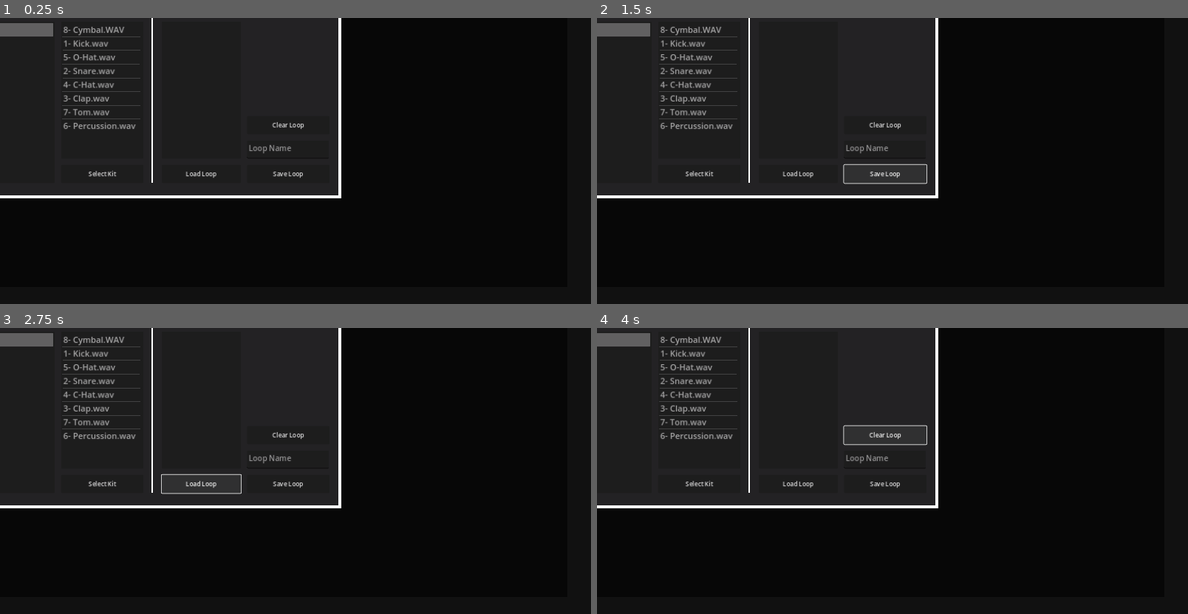
Above: before the commit, frames 1-4 (two rows, left to right).
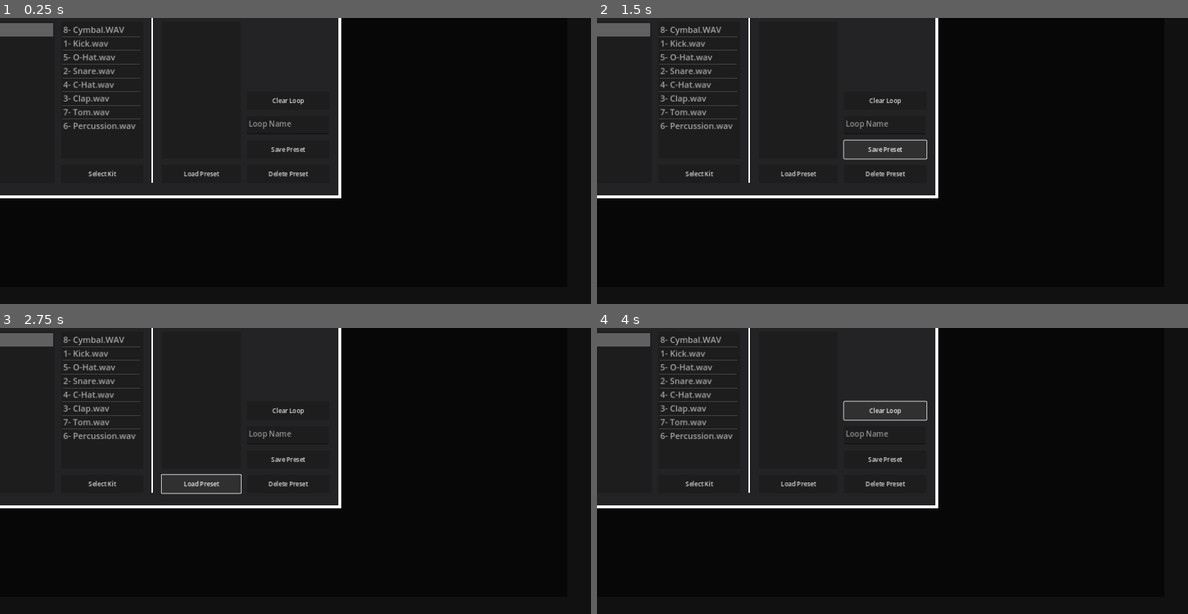
Above: after the commit, the same moments.

Repository: JulienToumieh/bsteppr
Game: Godot game, scene res://scenes/change_kit_popup.tscn
Two runs of this game, one before a commit and one after it. Both use one fixed random seed, a clock stepped at 60 frames per second and the inputs below. This scene is started directly instead of the project's main scene.
Inputs (mouse positions are in pixels of both pictures, inside the frame that each line leads up to):
- Up to frame 1 (0.25 s): no input
- Up to frame 2 (1.5 s): click (750, 92) at 0.5 s; click "Save Loop" (after the commit: "Save Preset") at 1.25 s
- Up to frame 3 (2.75 s): click "Load Loop" (after the commit: "Load Preset") at 2 s
- Up to frame 4 (4 s): click "Select Kit" at 2.75 s; click "Clear Loop" at 3.5 s

The runs differ from the first frame. In frame 1, 0.4% of the frame differs, in the area x 31-53%, y 27-57%; in frame 2, 0.8%; in frame 3, 0.4%; in frame 4, 0.8%, in the area x 31-56%, y 25-57%.

Commit message:
Added delete preset button

Diff:
--- a/scenes/change_kit_popup.gd
+++ b/scenes/change_kit_popup.gd
@@ -83,3 +83,8 @@
 
 func _on_b_init_loop_pressed():
 	Globals.initLoop()
+
+
+func _on_b_delete_loop_pressed():
+	DirAccess.remove_absolute(Globals.data_path + "/Loop Presets/" + selectedLoop + ".blp")
+	loadLoopPresets()
--- a/scenes/change_kit_popup.tscn
+++ b/scenes/change_kit_popup.tscn
@@ -91,32 +91,38 @@
 
 [node name="InputLoopName" type="TextEdit" parent="."]
 offset_left = 248.0
-offset_top = 128.0
+offset_top = 64.0
 offset_right = 464.0
-offset_bottom = 176.0
+offset_bottom = 112.0
 theme_override_font_sizes/font_size = 20
 placeholder_text = "Loop Name"
 
 [node name="BSaveLoop" type="Button" parent="."]
 offset_left = 248.0
-offset_top = 192.0
+offset_top = 128.0
 offset_right = 464.0
-offset_bottom = 240.0
-text = "Save Loop"
+offset_bottom = 176.0
+text = "Save Preset"
 
 [node name="BLoadLoop" type="Button" parent="."]
 offset_left = 24.0
 offset_top = 192.0
 offset_right = 232.0
 offset_bottom = 240.0
-text = "Load Loop"
+text = "Load Preset"
 
 [node name="BInitLoop" type="Button" parent="."]
 offset_left = 248.0
-offset_top = 64.0
 offset_right = 464.0
-offset_bottom = 112.0
+offset_bottom = 48.0
 text = "Clear Loop"
+
+[node name="BDeleteLoop" type="Button" parent="."]
+offset_left = 248.0
+offset_top = 192.0
+offset_right = 464.0
+offset_bottom = 240.0
+text = "Delete Preset"
 
 [connection signal="pressed" from="ClosePopup" to="." method="_on_close_popup_pressed"]
 [connection signal="item_selected" from="KitList" to="." method="_on_item_list_item_selected"]
@@ -127,3 +133,4 @@
 [connection signal="pressed" from="BSaveLoop" to="." method="_on_b_save_loop_pressed"]
 [connection signal="pressed" from="BLoadLoop" to="." method="_on_b_load_loop_pressed"]
 [connection signal="pressed" from="BInitLoop" to="." method="_on_b_init_loop_pressed"]
+[connection signal="pressed" from="BDeleteLoop" to="." method="_on_b_delete_loop_pressed"]
